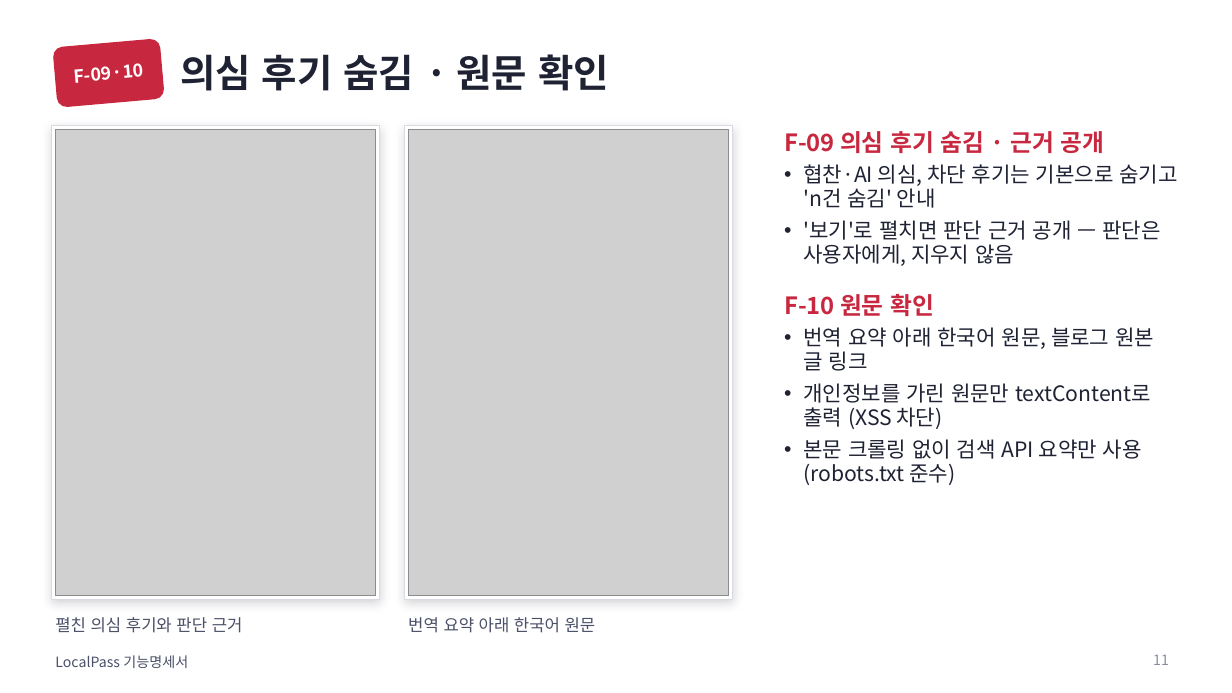
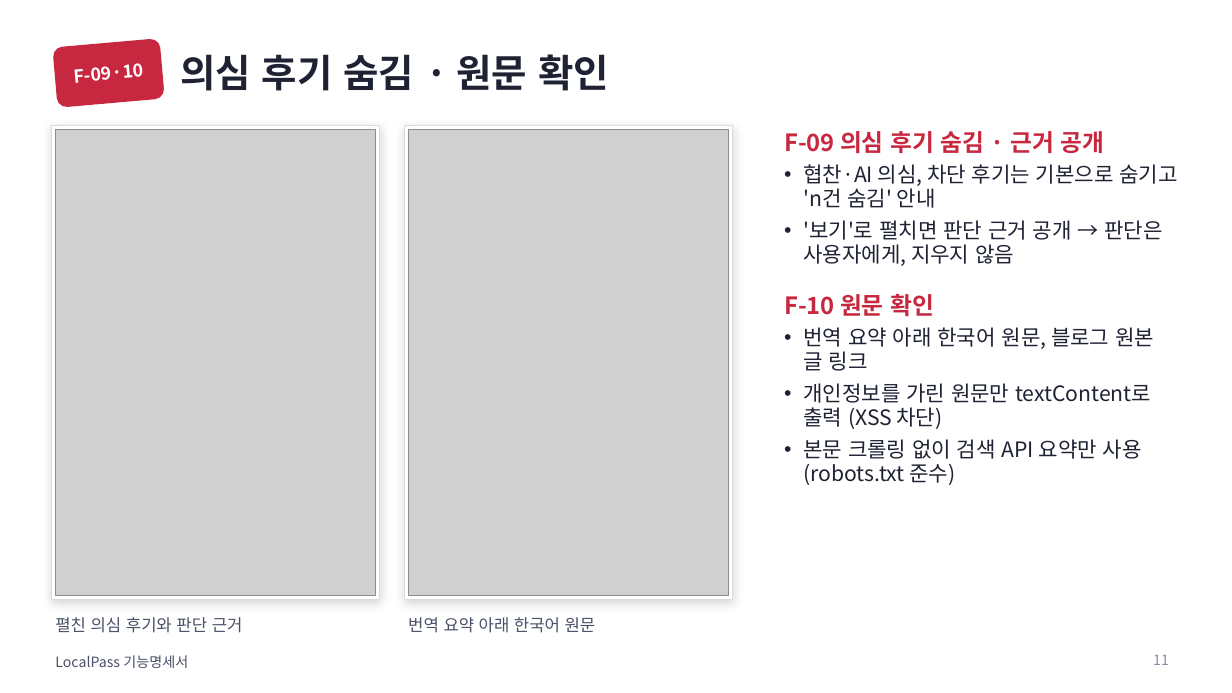
Before and after one commit to 55wind/localpass, a slide deck: slide 11 of docs/LocalPass_기능명세서.pptx. Drawn at 1232x693 pixels with LibreOffice and Linux fonts; fonts in the diff are those of the drawing; grey boxes stand for pictures. Boxes give left, top, right and bottom in pixels: in the first picture for what was removed or moved away, otherwise in the second. Text is boxed around its words. In the diff, an @@ line names an element or a change of style, - is before the commit and + after.

```diff
--- a/docs/LocalPass_기능명세서.pptx
+++ b/docs/LocalPass_기능명세서.pptx
@@ text at box(803, 220, 1163, 266): text changed @@
-• '보기'로 펼치면 판단 근거 공개 — 판단은 사용자에게, 지우지 않음
+• '보기'로 펼치면 판단 근거 공개 → 판단은 사용자에게, 지우지 않음
```
Also in this commit, not shown: 12 other slides changed, 6 other files.
